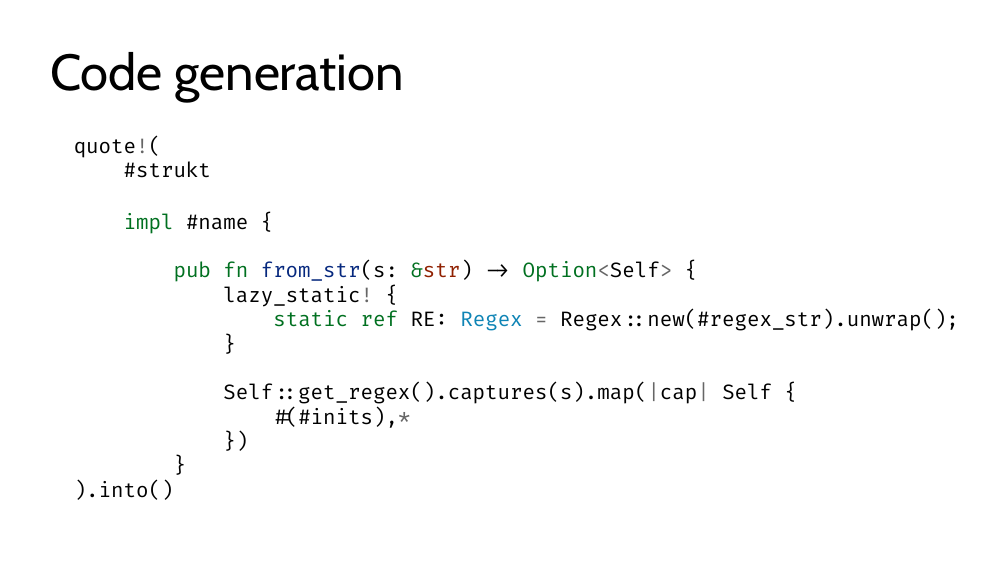
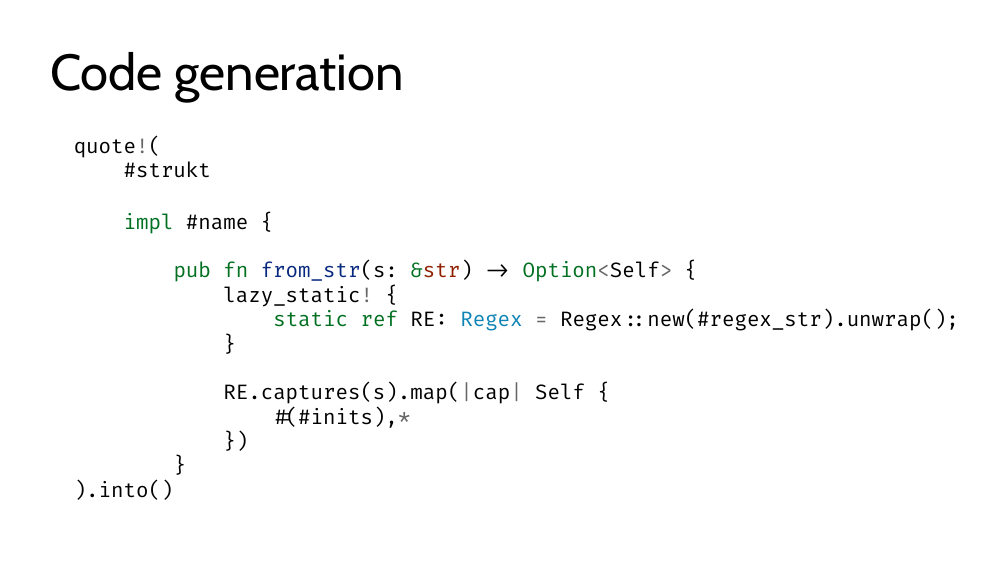
Before and after one commit to fkohlgrueber/proc-macro-talk, a slide deck: slide 23 of proc_macro_talk.odp (slide 22 before the commit). Drawn at 1008x567 pixels with LibreOffice and Linux fonts; fonts in the diff are those of the drawing. Boxes give left, top, right and bottom in pixels: in the first picture for what was removed or moved away, otherwise in the second. Text is boxed around its words. In the diff, an @@ line names an element or a change of style, - is before the commit and + after.

```diff
--- a/proc_macro_talk.odp
+++ b/proc_macro_talk.odp
@@ text at (223, 383, 585, 404): text changed @@
-Self::get_regex().captures(s).map(|cap| Self {
+RE.captures(s).map(|cap| Self {
```
Also in this commit, not shown: 2 other slides changed, 1 slide added, 3 other files.
